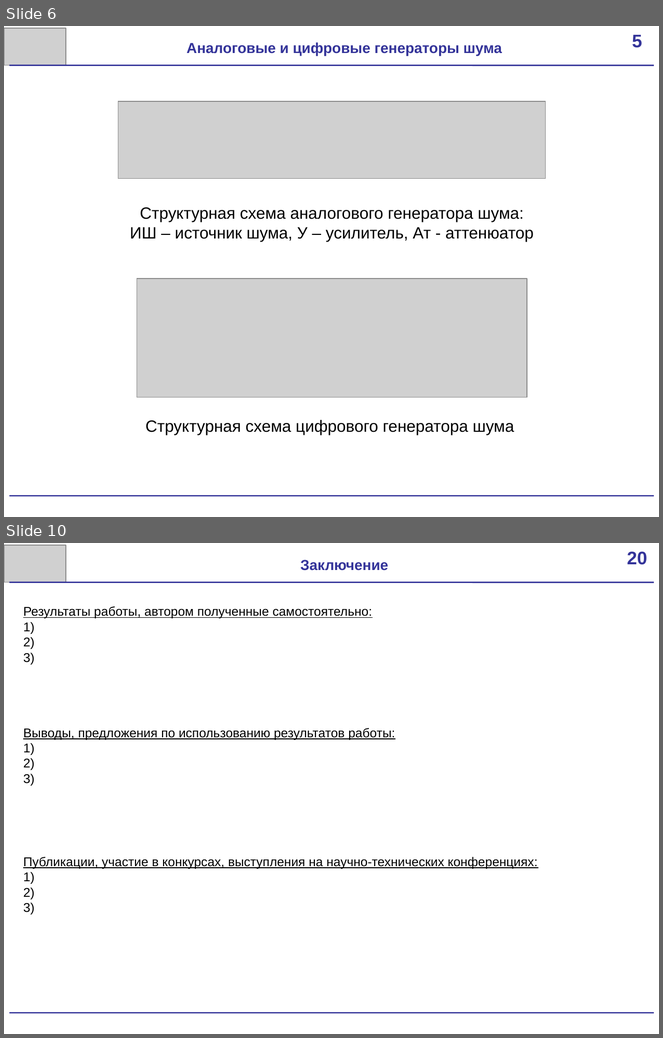
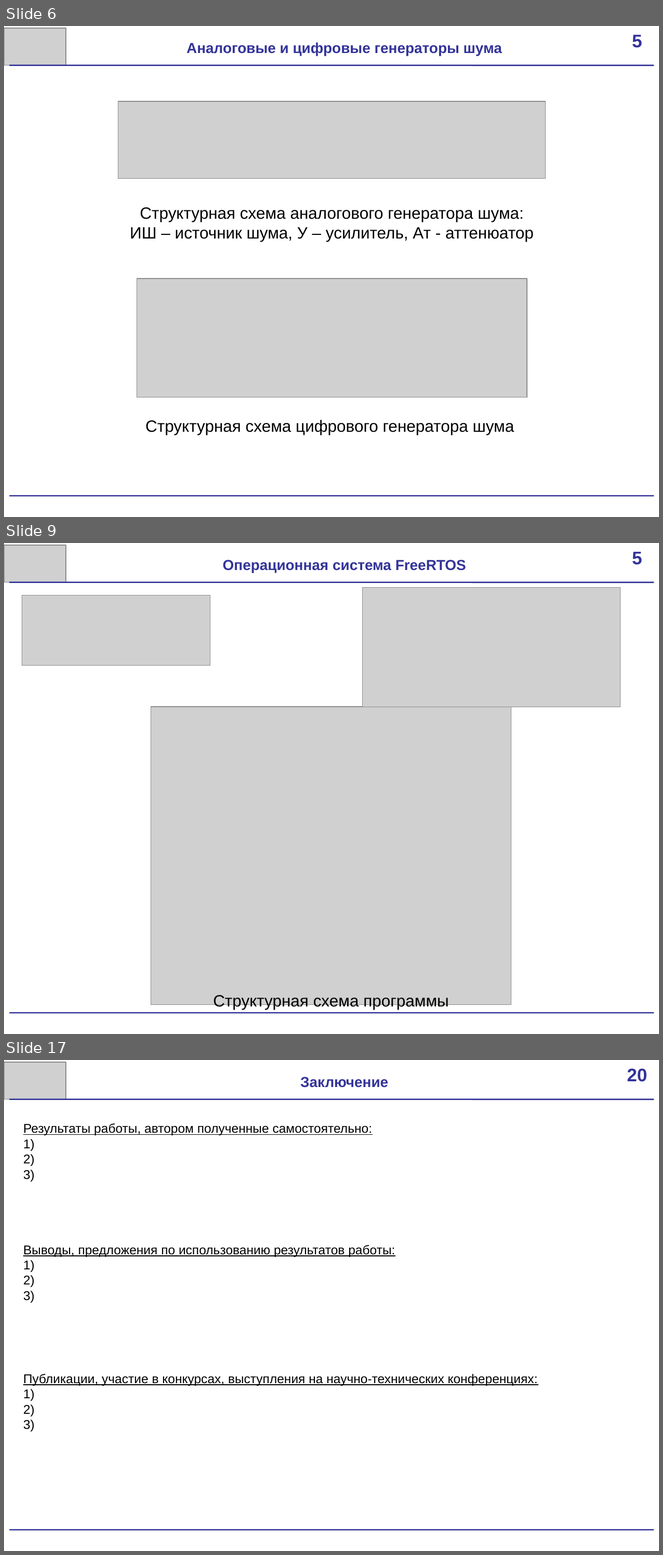
Before and after one commit to scorpion-afi/oscilator, a slide deck: documentation/Presentation.pptx. Shown one above the other, each under a label of ours: slides 6 and 10 before the commit, slides 6, 9 and 17 after it; the slides between them are not shown. The pictures are 663x1038 and 663x1555 pixels, drawn with LibreOffice and Linux fonts; fonts in the diff are those of the drawing; grey boxes stand for pictures. Boxes give left, top, right and bottom in pixels: in the first picture for what was removed or moved away, otherwise in the second. Text is boxed around its words. In the diff, an @@ line names an element or a change of style, - is before the commit and + after.

```diff
--- a/documentation/Presentation.pptx
+++ b/documentation/Presentation.pptx
@@ slide 9 added at box(4, 543, 659, 1034), background #FFFFFF @@
@@ picture added at box(4, 545, 65, 583) @@
@@ rectangle added at box(616, 543, 659, 580), fill #FFFFFF, 20 pt, text #333399, bold @@
+5
@@ text added at box(223, 560, 466, 573), 16 pt, text #333399, bold @@
+Операционная система FreeRTOS
@@ line added from (9, 583) to (654, 583), #333399 1.5 pt @@
@@ picture added at box(362, 588, 621, 707) @@
@@ picture added at box(22, 596, 210, 666) @@
@@ picture added at box(151, 707, 511, 1005) @@
@@ text added at box(213, 995, 449, 1010), 18 pt, text #000000 @@
+Структурная схема программы
@@ line added from (9, 1014) to (654, 1014), #333399 1.5 pt @@
@@ what was slide 10 is now slide 17 @@
```
Also in this commit, not shown: 2 slides changed, 7 other slides added, 1 slide removed, 2 other files.
